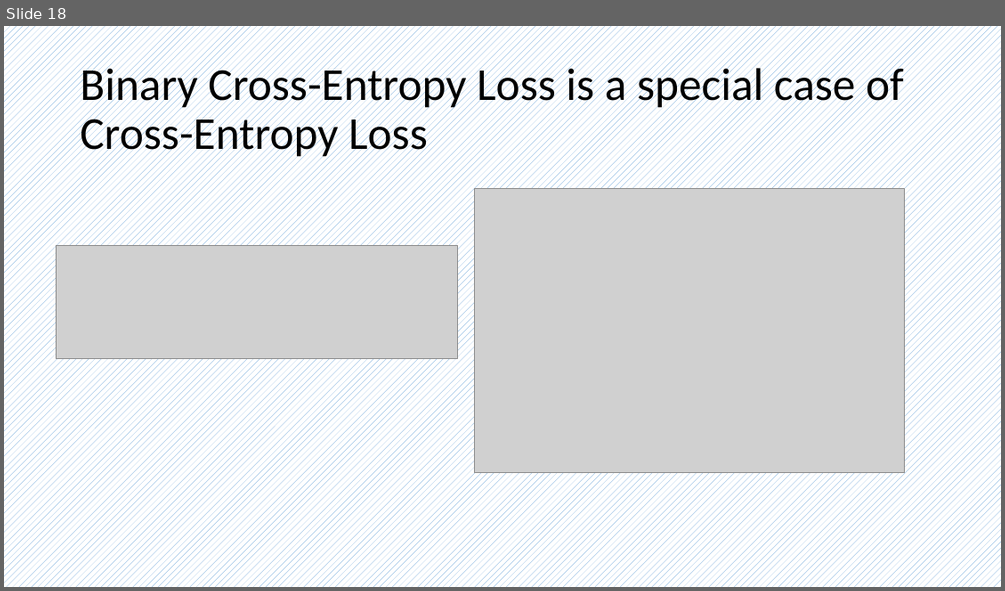
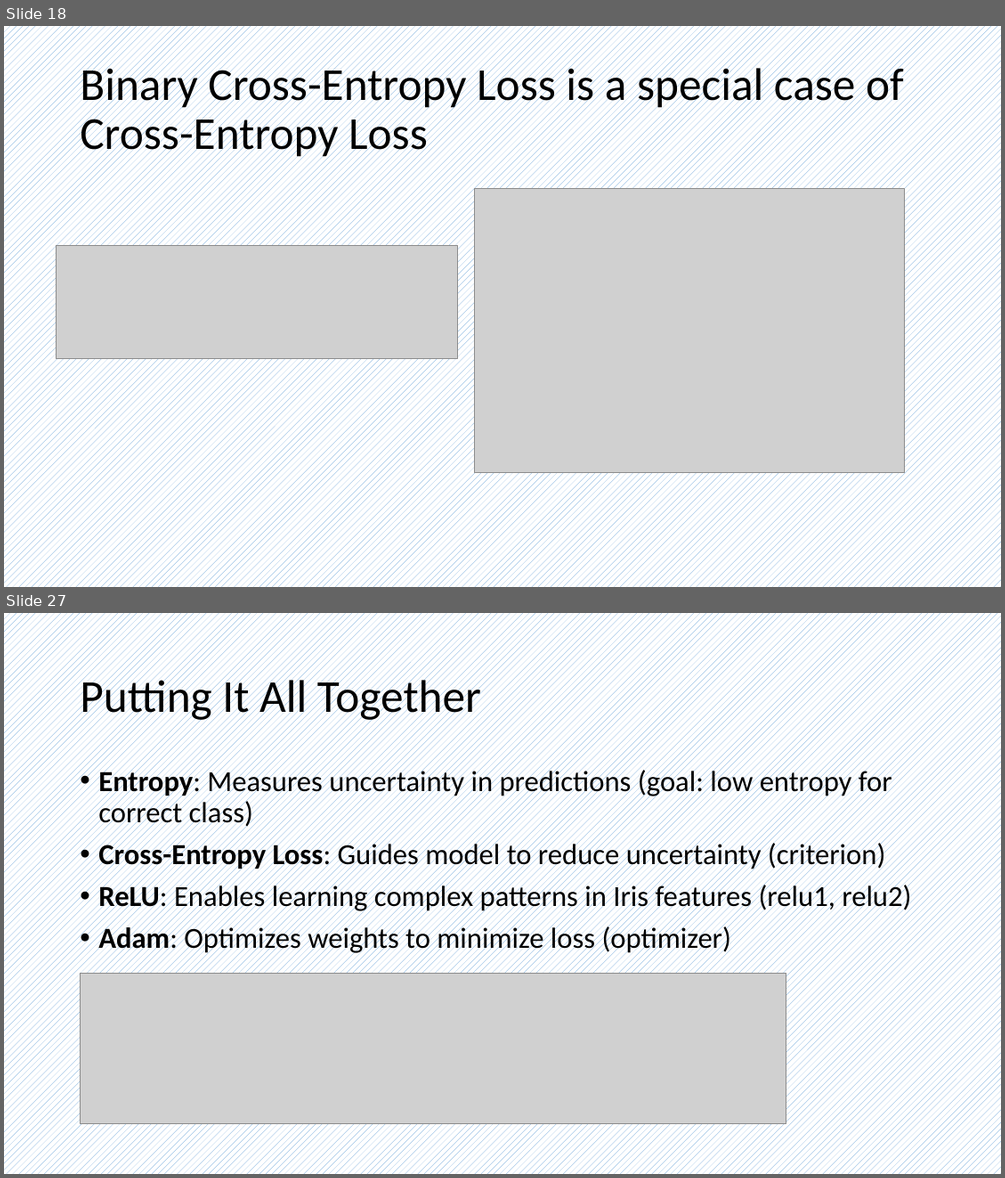
Before and after one commit to frankwxu/AI4DigitalForensics, a slide deck: lectures/08_multiclass_classification_n_to_n_2hidden/0_ML_concepts_multiclass.pptx. Shown one above the other, each under a label of ours: slide 18 before the commit, slides 18 and 27 after it; the slides between them are not shown. The pictures are 1005x591 and 1005x1178 pixels, drawn with LibreOffice and Linux fonts; fonts in the diff are those of the drawing; grey boxes stand for pictures; background and template pictures are left out. Boxes give left, top, right and bottom in pixels: in the first picture for what was removed or moved away, otherwise in the second. Text is boxed around its words. In the diff, an @@ line names an element or a change of style, - is before the commit and + after.

```diff
--- a/lectures/08_multiclass_classification_n_to_n_2hidden/0_ML_concepts_multiclass.pptx
+++ b/lectures/08_multiclass_classification_n_to_n_2hidden/0_ML_concepts_multiclass.pptx
@@ slide 27 added at [4,613,1001,1174], background pattern #5B9BD5 on #FFFFFF @@
@@ title added at [80,674,481,722], 44 pt, text #000000 @@
+Putting It All Together
@@ text added at [98,767,911,955], 28 pt, text #000000 @@
+• Entropy: Measures uncertainty in predictions (goal: low entropy for correct class)
+• Cross-Entropy Loss: Guides model to reduce uncertainty (criterion)
+• ReLU: Enables learning complex patterns in Iris features (relu1, relu2)
+• Adam: Optimizes weights to minimize loss (optimizer)
@@ picture added at [81,973,787,1124] @@
```
Also in this commit, not shown: 2 slides changed, 8 other slides added, 29 other files.
